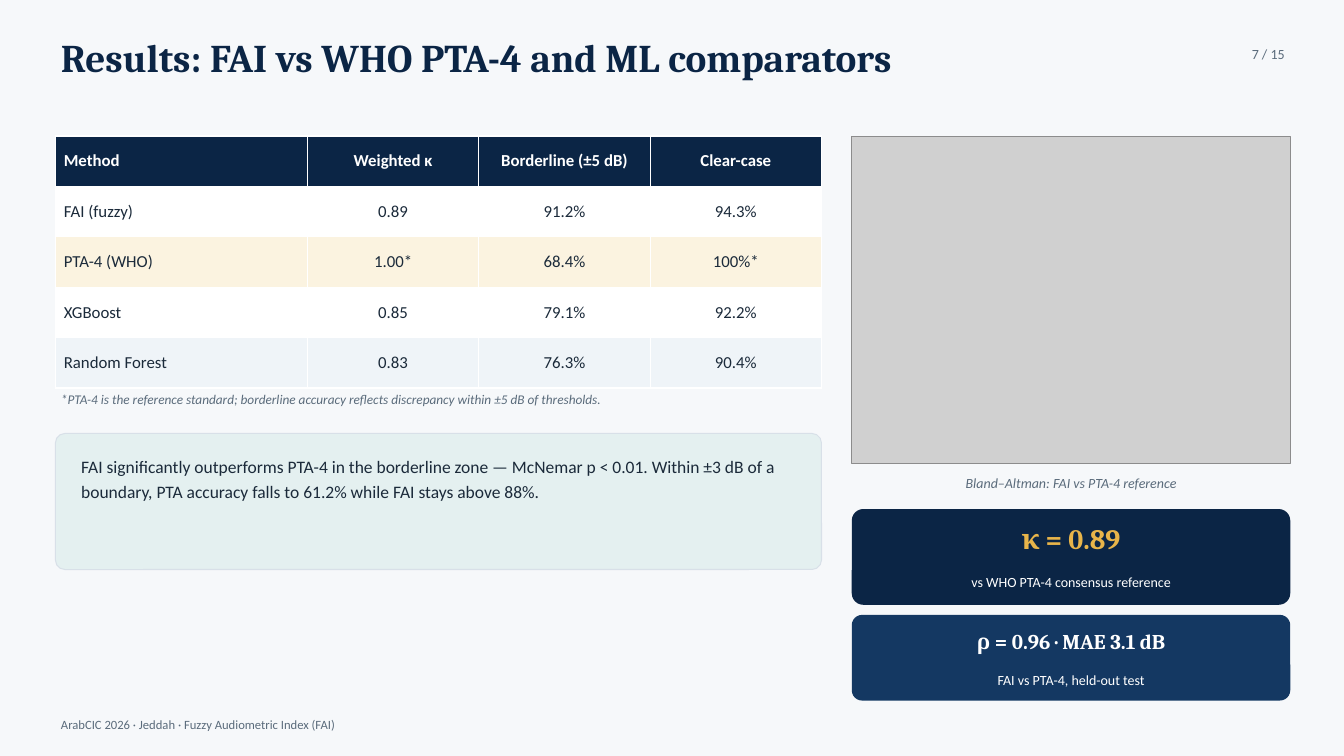
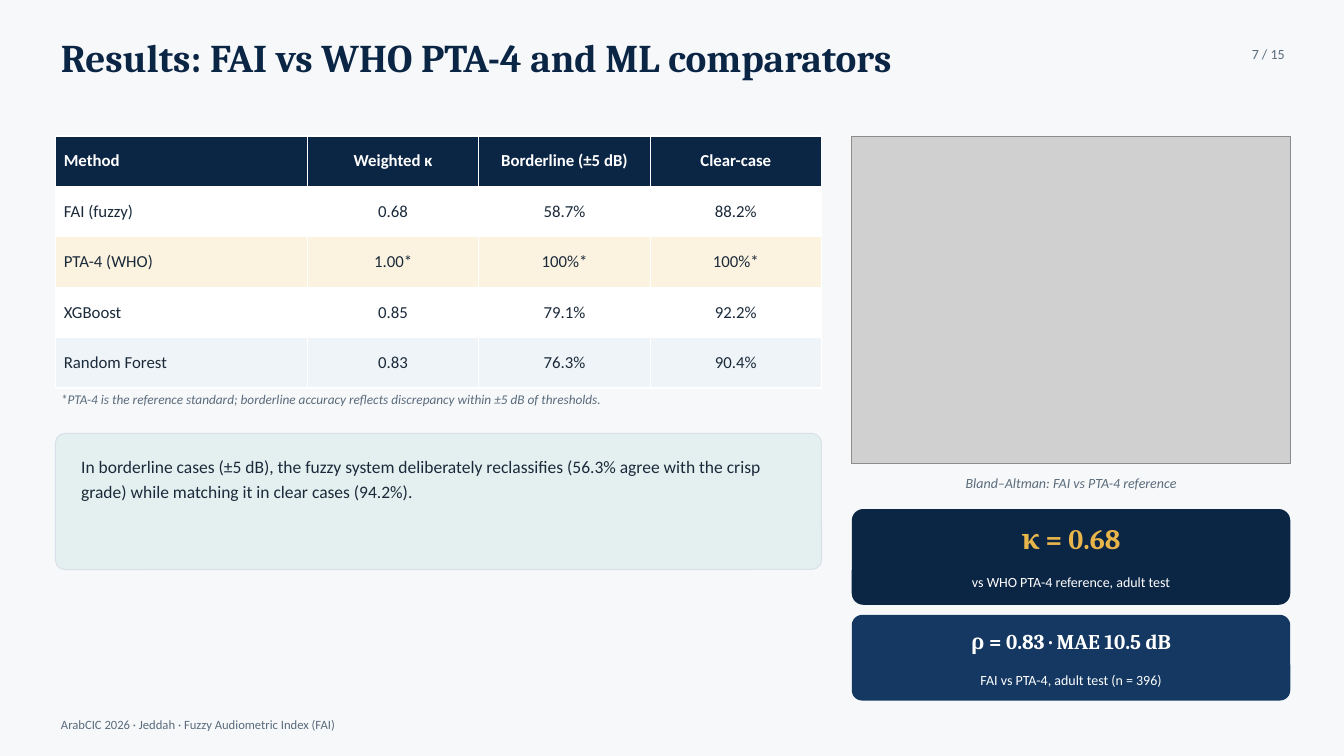
Before and after one commit to ameye/fuzzy-audiogram, a slide deck: slide 7 of arabcic2026/arabcic2026_fuzzy_audiogram.pptx. Drawn at 1344x756 pixels with LibreOffice and Linux fonts; fonts in the diff are those of the drawing; grey boxes stand for pictures. Boxes give left, top, right and bottom in pixels: in the first picture for what was removed or moved away, otherwise in the second. Text is boxed around its words. In the diff, an @@ line names an element or a change of style, - is before the commit and + after.

Commit message:
Adult-only (>=70y) analysis: honest metrics, full EDA doc, and corrected deliverables
Cohort switch: all analyses restricted to the NHANES 2017-2020 adult
subgroup (aged 70-80 y, per protocol no 20-69 exists). Re-ran clean
single-ear validation + ML comparators on 1,980 adult ears
(train 1,584 / test 396).

Real adult metrics: weighted kappa 0.68, Spearman rho 0.83, MAE 10.5 dB,
overall 70.4%, clear-case 88.2%, borderline 58.7% (61.4% of adult test
ears within ±5 dB of a boundary).

- comprehensive_report.qmd: adult EDA (thresholds, prevalence, borderline
  zones, config, asymmetry, correlations), split table, performance,
  Bland-Altman (bias -9.7, LoA -26.4..6.9), limitations, conclusion
- manuscript.qmd / manuscript_eh.qmd: abstract, cohort, methods split,
  results tables, case studies reframed as archetypes, captions
- eh_submission/tables.qmd regenerated from manuscript_eh.qmd
- arabcic2026 deck + cover letter updated to adult numbers
- eda/: new standalone complete EDA report (PDF + DOCX, 8 figures)
- figures: adult validation plots (Bland-Altman, boundary-distance),
  adult config/EDA figures, case figure now uses deployed memberships
- build_blinded.py: fix YAML keywords glom bug; blinded rebuilt
- figures/tiffs regenerated; kappa computed with ordinal integer labels

```diff
--- a/arabcic2026/arabcic2026_fuzzy_audiogram.pptx
+++ b/arabcic2026/arabcic2026_fuzzy_audiogram.pptx
@@ table at (55, 136, 822, 388) @@
-row 2: FAI (fuzzy) | 0.89 | 91.2% | 94.3%
+row 2: FAI (fuzzy) | 0.68 | 58.7% | 88.2%
-row 3, column 3: 68.4%
+row 3, column 3: 100%*
@@ text at (81, 460, 760, 501): text changed @@
-FAI significantly outperforms PTA-4 in the borderline zone — McNemar p < 0.01. Within ±3 dB of a boundary, PTA accuracy falls to 61.2% while FAI stays above 88%.
+In borderline cases (±5 dB), the fuzzy system deliberately reclassifies (56.3% agree with the crisp grade) while matching it in clear cases (94.2%).
@@ text at (1022, 530, 1120, 550): text changed @@
-κ = 0.89
+κ = 0.68
@@ text at (972, 577, 1170, 589): text changed @@
-vs WHO PTA-4 consensus reference
+vs WHO PTA-4 reference, adult test
@@ text at (971, 634, 1171, 654): text changed @@
-ρ = 0.96 · MAE 3.1 dB
+ρ = 0.83 · MAE 10.5 dB
@@ text at (980, 675, 1161, 687): text changed @@
-FAI vs PTA-4, held-out test
+FAI vs PTA-4, adult test (n = 396)
```
Also in this commit, not shown: 6 other slides changed, 58 other files.
